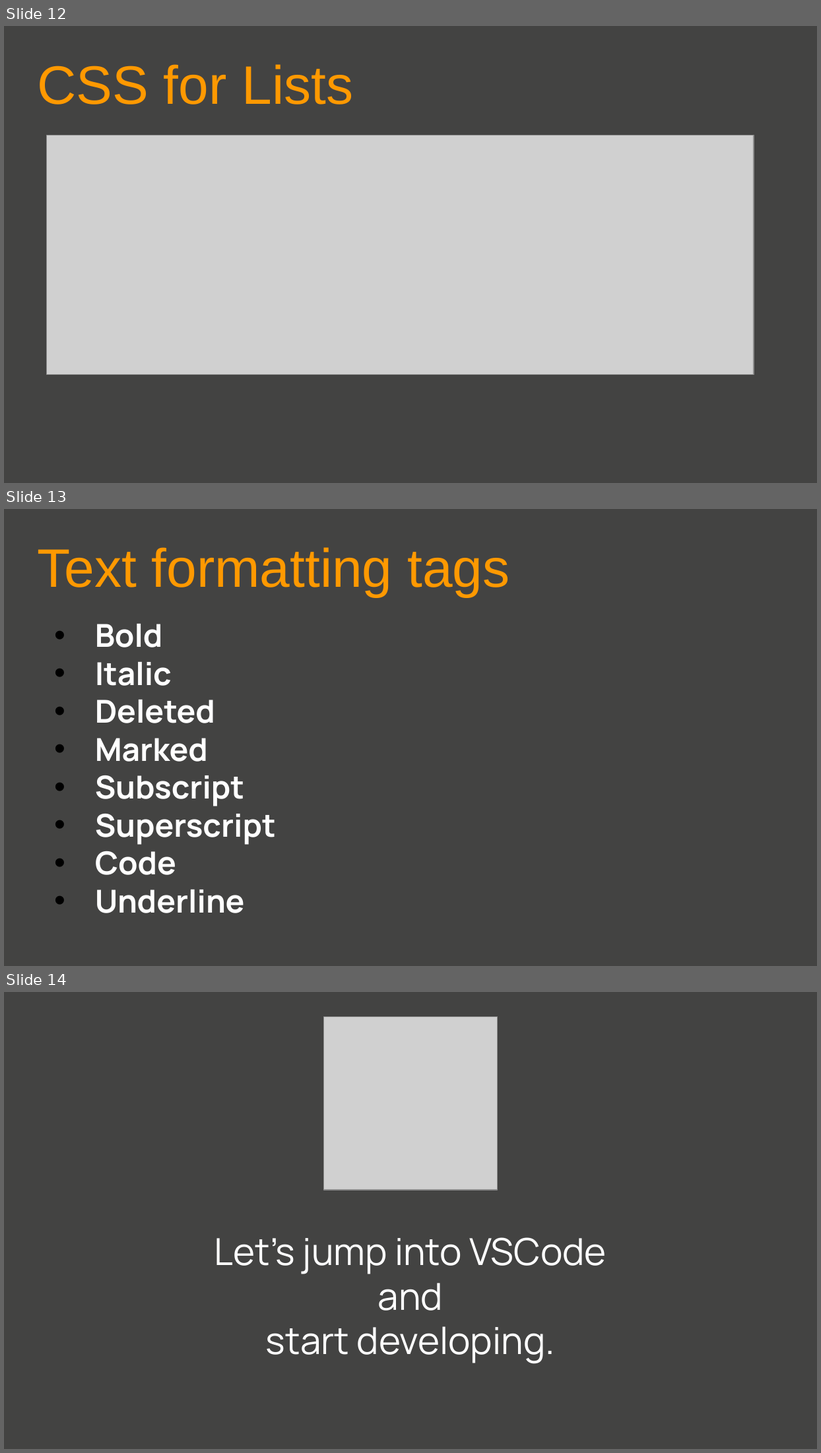
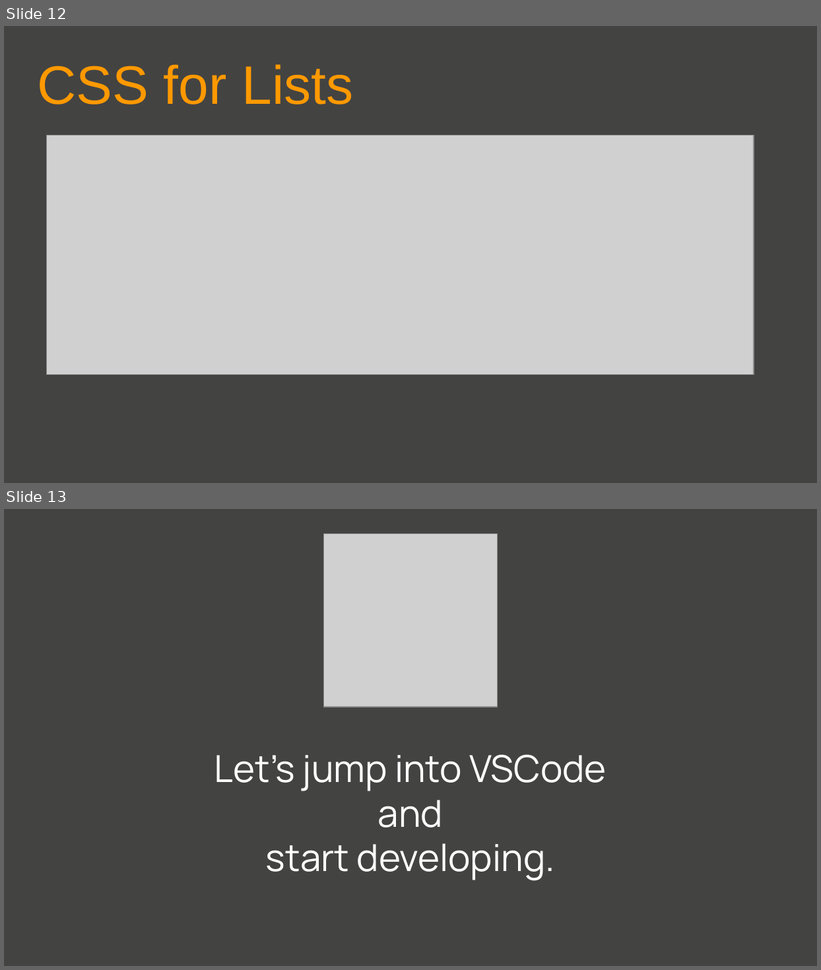
Before and after one commit to GaganSharmaGitHub/GirlScript-Education-Outreach-2-WebDev, a slide deck: Day3/CSSWEBDEVwithGagan.pptx. Shown one above the other, each under a label of ours: slides 12, 13 and 14 before the commit, slides 12 and 13 after it. The pictures are 821x1453 and 821x970 pixels, drawn with LibreOffice and Linux fonts; fonts in the diff are those of the drawing; grey boxes stand for pictures. Boxes give left, top, right and bottom in pixels: in the first picture for what was removed or moved away, otherwise in the second. Text is boxed around its words. In the diff, an @@ line names an element or a change of style, - is before the commit and + after.

```diff
--- a/Day3/CSSWEBDEVwithGagan.pptx
+++ b/Day3/CSSWEBDEVwithGagan.pptx
@@ slide 13 removed at <box>4,509,817,966</box>, background #434342 @@
@@ text removed at <box>37,547,510,597</box> @@
-Text formatting tags
@@ text removed at <box>95,624,276,914</box> @@
-• Bold
-• Italic
-• Deleted
-• Marked
-• Subscript
-• Superscript
-• Code
-• Underline
@@ what was slide 14 is now slide 13 @@
```
Also in this commit, not shown: 2 slides added, 1 other slide removed.
